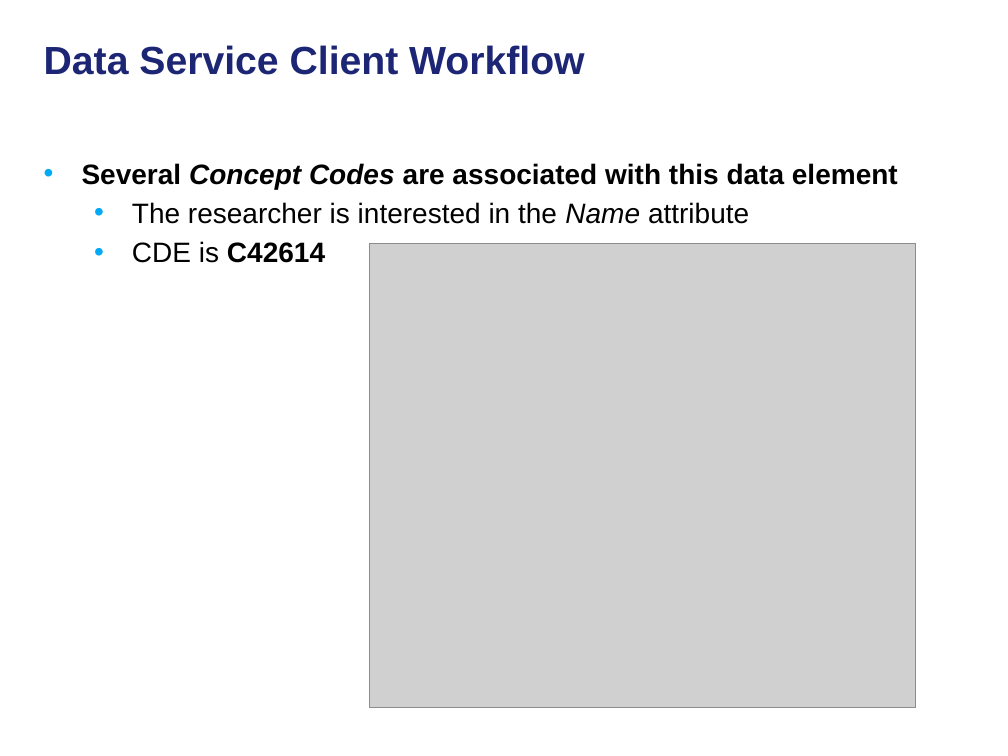
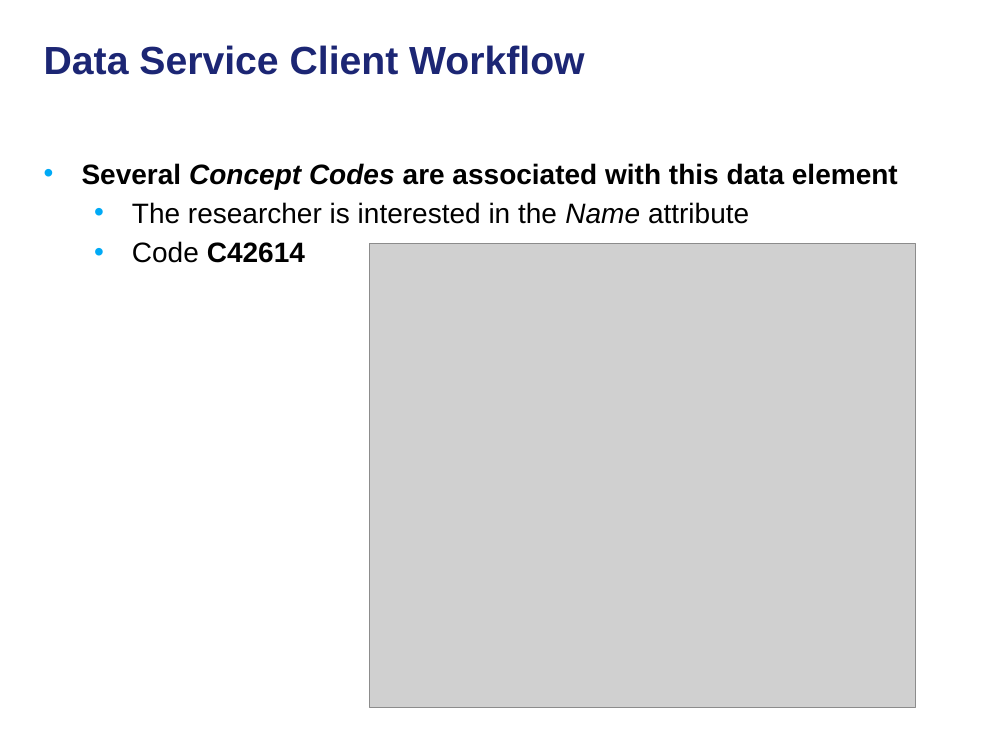
Before and after one commit to NCIP/cagrid-docs, a slide deck: slide 30 of presentations/200906_Novartis/caGrid Data Services.pptx. Drawn at 1008x756 pixels with LibreOffice and Linux fonts; fonts in the diff are those of the drawing; grey boxes stand for pictures; background and template pictures are left out. Boxes give left, top, right and bottom in pixels: in the first picture for what was removed or moved away, otherwise in the second. Text is boxed around its words. In the diff, an @@ line names an element or a change of style, - is before the commit and + after.

```diff
--- a/presentations/200906_Novartis/caGrid Data Services.pptx
+++ b/presentations/200906_Novartis/caGrid Data Services.pptx
@@ text at [132, 241, 305, 263]: text changed @@
-  • CDE is C42614
+  • Code C42614
```
Also in this commit, not shown: 2 other slides changed, 5 slides added.
